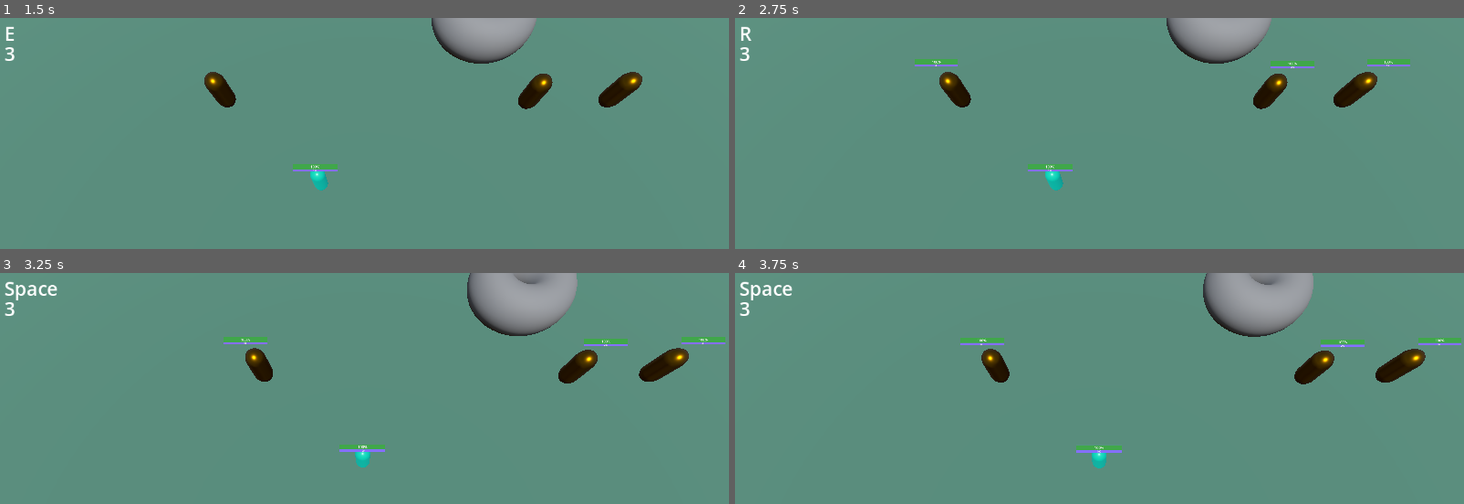
Above: before the commit, frames 1-4 (two rows, left to right).
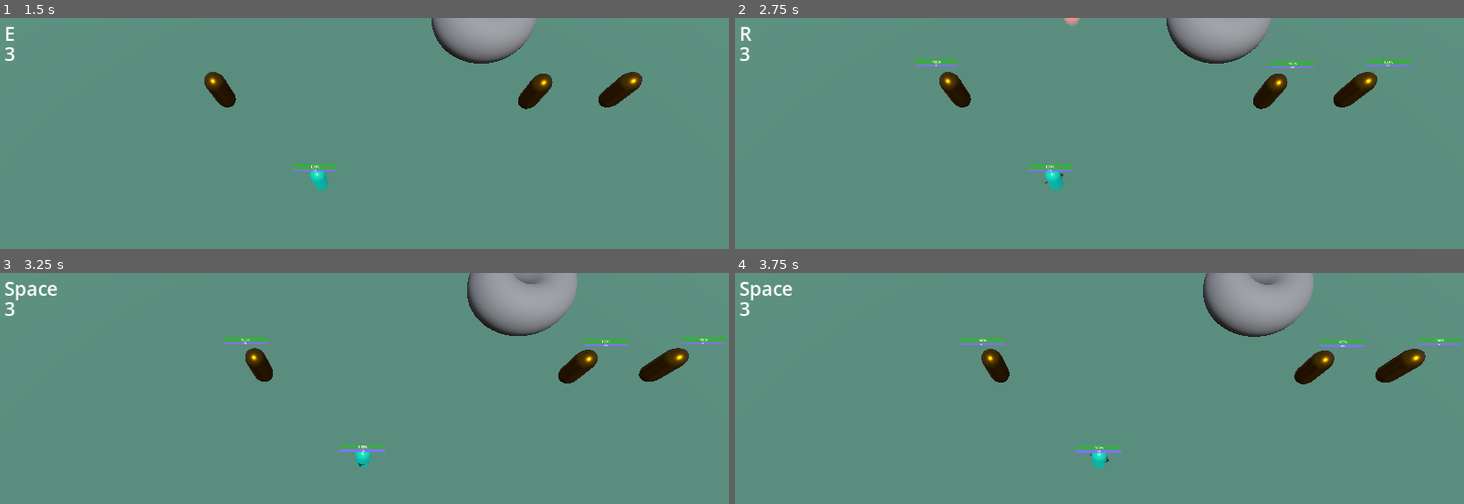
Above: after the commit, the same moments.

Repository: CoininDev/LigmadasLendas
Game: Godot game, scene res://cenas/cena_de_teste.tscn
Same seed, same stepped clock (60 frames per second), same inputs: the game is played once before the commit and once after it.
Inputs (mouse positions are in pixels of both pictures, inside the frame that each line leads up to):
- Up to frame 1 (1.5 s): tap Enter at 0.5 s; move the mouse to (524, 202) at 0.52 s; hold Right (ui_right) 0.53-1.28 s; tap A (a) at 0.6 s; tap E (e) at 0.8, 1.35 s; tap Space (space) at 1.25 s; move the mouse to (218, 244) at 1.27 s; hold Down (ui_down) from 1.28 s (still down)
- Up to frame 2 (2.75 s): tap Q (q) at 1.55, 2.1 s; tap Enter at 2 s; move the mouse to (1172, 133) at 2.02 s; release Down (ui_down) at 2.03 s; hold Right (ui_right) from 2.03 s (still down); tap R (r) at 2.3 s
- Up to frame 3 (3.25 s): tap Space (space) at 2.75, 3.05 s; move the mouse to (outside the picture) at 2.77 s; release Right (ui_right) at 2.78 s; hold Up (ui_up) from 2.78 s (still down); tap R (r) at 2.85 s
- Up to frame 4 (3.75 s): tap Enter at 3.5 s; move the mouse to (outside the picture) at 3.52 s; release Up (ui_up) at 3.53 s; hold Left (ui_left) from 3.53 s (still down); tap Space (space) at 3.6 s

Frame 1 is identical in both runs. In frame 2, less than 0.1% of the frame differs, in the area x 42-48%, y 0-72%; in frame 3, less than 0.1%; in frame 4, less than 0.1%.
Error before the commit: Invalid access to property or key 'global_rotation' on a base object of type 'Nil'. (res://heroes/scripts/dra_lixo.gd:18)

Commit message:
change preview to pointer

Diff:
--- a/objs/targets/preview/DirectionPreview.gd
+++ /dev/null
@@ -1,19 +0,0 @@
-extends Node3D
-class_name DirectionPreview
-
-@export var mesh_instance:MeshInstance3D
-
-func _process(delta):
-	var camera = get_tree().get_nodes_in_group("camera")[0]
-	var mousepos = get_viewport().get_mouse_position()
-	var raylen = 1000
-	var from = camera.project_ray_origin(mousepos)
-	var to = from + camera.project_ray_normal(mousepos) * raylen
-	var space = get_parent().get_world_3d().direct_space_state
-	var rayquery = PhysicsRayQueryParameters3D.new()
-	rayquery.from = from
-	rayquery.to = to
-	var result = space.intersect_ray(rayquery)
-	if !result.is_empty():
-		look_at(result.position)
-		rotation.x = 0
--- a/objs/targets/preview/direction_preview.tscn
+++ /dev/null
@@ -1,20 +0,0 @@
-[gd_scene load_steps=5 format=3 uid="uid://bb82m0a0q1pso"]
-
-[ext_resource type="Script" path="res://objs/targets/preview/DirectionPreview.gd" id="1_shm6c"]
-[ext_resource type="Texture2D" uid="uid://boia5wfdh8g3d" path="res://graphics/iconmonstr-arrow-up-thin.svg" id="2_gau3e"]
-
-[sub_resource type="StandardMaterial3D" id="StandardMaterial3D_o3isd"]
-transparency = 1
-albedo_texture = ExtResource("2_gau3e")
-
-[sub_resource type="PlaneMesh" id="PlaneMesh_gw8oa"]
-material = SubResource("StandardMaterial3D_o3isd")
-size = Vector2(1, 1)
-
-[node name="DirectionPreview" type="Node3D" node_paths=PackedStringArray("mesh_instance")]
-visible = false
-script = ExtResource("1_shm6c")
-mesh_instance = NodePath("MeshInstance3D")
-
-[node name="MeshInstance3D" type="MeshInstance3D" parent="."]
-mesh = SubResource("PlaneMesh_gw8oa")
Not shown: 2 places in objs/targets/pointer/direction_pointer.tscn that only renumber resources
